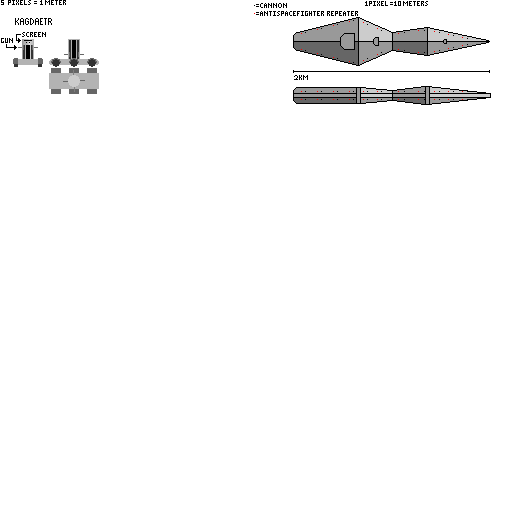
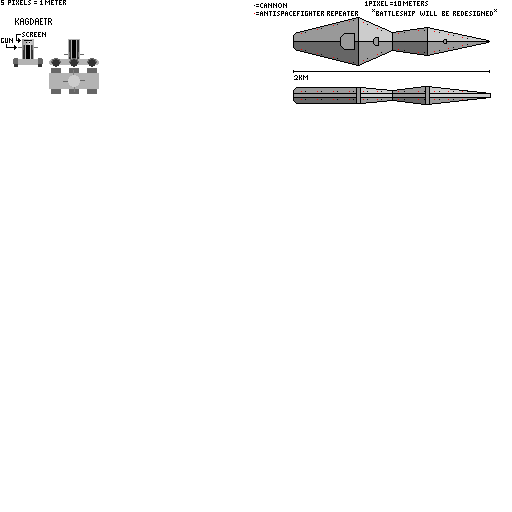
Before/after of a 512px x 512px layered artwork. What changed in the layer stack:
painted on "Background" over [372, 9, 497, 16]
